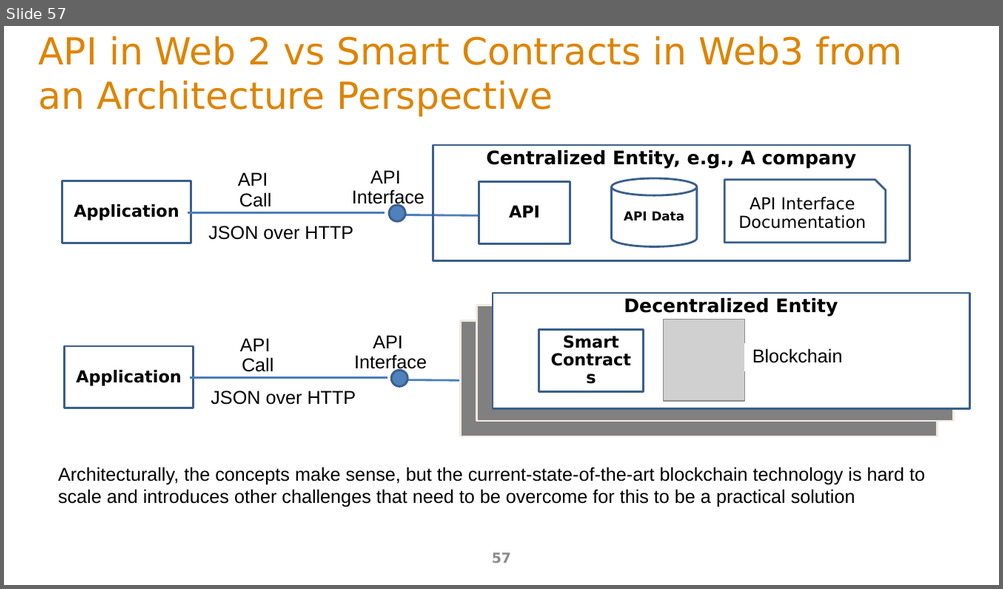
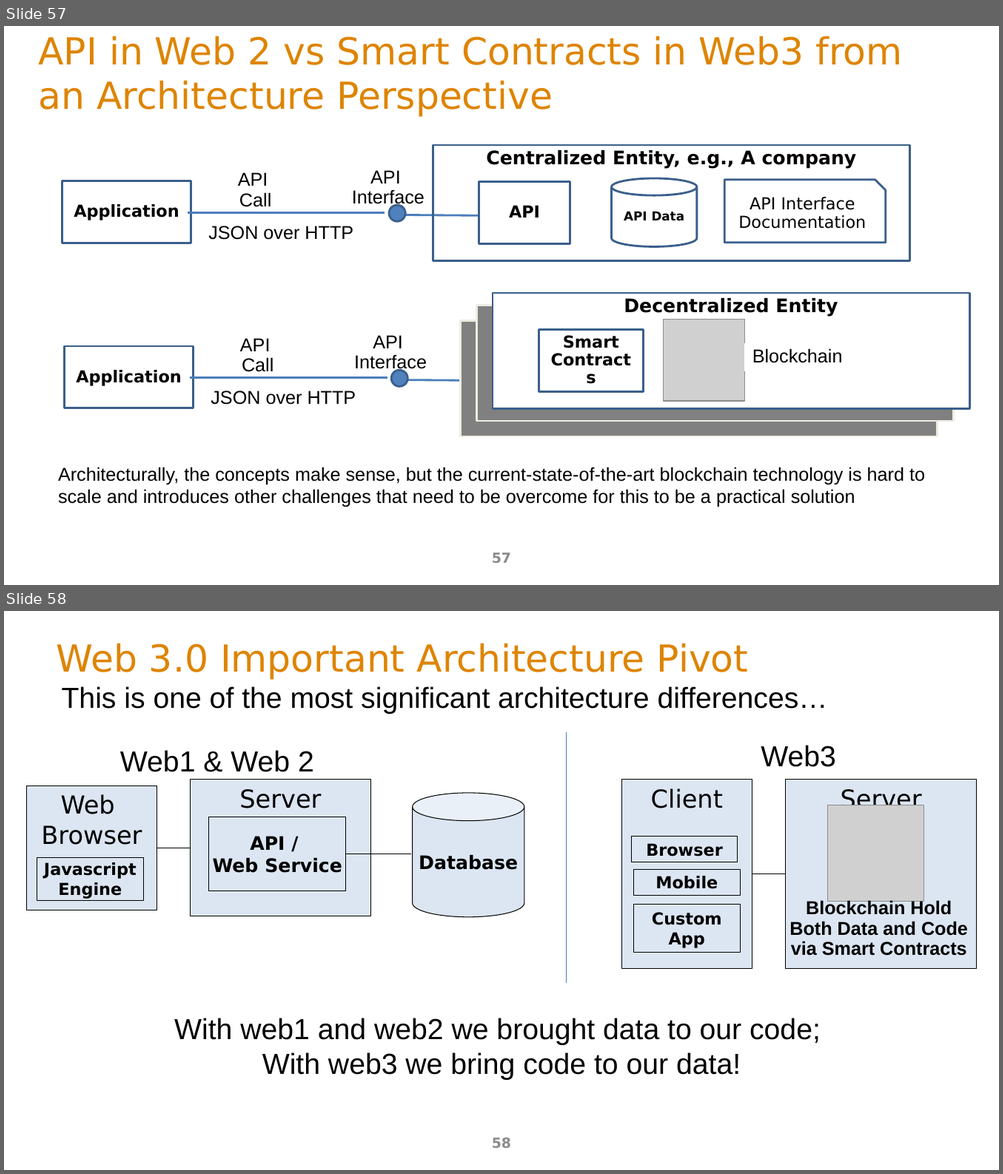
Before and after one commit to ArchitectingSoftware/SE577-SoftwareArchitecture, a slide deck: lectures/m5WebAndApiArchitecture.pptx. Shown one above the other, each under a label of ours: slide 57 before the commit, slides 57 and 58 after it. The pictures are 1003x589 and 1003x1174 pixels, drawn with LibreOffice and Linux fonts; fonts in the diff are those of the drawing; grey boxes stand for pictures. Boxes give left, top, right and bottom in pixels: in the first picture for what was removed or moved away, otherwise in the second. Text is boxed around its words. In the diff, an @@ line names an element or a change of style, - is before the commit and + after.

```diff
--- a/lectures/m5WebAndApiArchitecture.pptx
+++ b/lectures/m5WebAndApiArchitecture.pptx
@@ slide 58 added at <box>4,611,999,1170</box>, background #FFFFFF @@
@@ title added at <box>56,643,748,680</box>, 36 pt, text #DE8400 @@
+Web 3.0 Important Architecture Pivot
@@ text added at <box>62,686,828,714</box>, 28 pt, text #000000 @@
+This is one of the most significant architecture differences…
@@ line added from (566, 732) to (566, 983), #4B7EBC 0.75 pt @@
@@ text added at <box>120,750,314,772</box>, 28 pt, text #000000 @@
+Web1 & Web 2
@@ text added at <box>760,745,836,767</box>, 28 pt, text #000000 @@
+Web3
@@ rectangle added at <box>26,786,157,910</box>, fill #DCE6F2, outline #000000 0.75 pt, 24 pt, text #000000 @@
+Web
+Browser
@@ rectangle added at <box>190,780,371,916</box>, fill #DCE6F2, outline #000000 0.75 pt, 24 pt, text #000000 @@
+Server
@@ rectangle added at <box>622,780,752,969</box>, fill #DCE6F2, outline #000000 0.75 pt, 24 pt, text #000000 @@
+Client
@@ rectangle added at <box>785,780,976,969</box>, fill #DCE6F2, outline #000000 0.75 pt, 24 pt, text #000000 @@
+Server
@@ cylinder added at <box>412,793,524,917</box>, fill #DCE6F2, outline #000000 0.75 pt, 18 pt, text #000000, bold @@
+Database
@@ picture added at <box>827,806,923,902</box> @@
@@ rectangle added at <box>209,817,346,891</box>, fill #DCE6F2, outline #000000 0.75 pt, 18 pt, text #000000, bold @@
+API /
+Web Service
@@ line added from (157, 849) to (190, 849), #000000 0.75 pt @@
@@ line added from (346, 854) to (412, 854), #000000 0.75 pt @@
@@ rectangle added at <box>632,836,737,863</box>, fill #DCE6F2, outline #000000 0.75 pt, 16 pt, text #000000, bold @@
+Browser
@@ rectangle added at <box>37,858,143,901</box>, fill #DCE6F2, outline #000000 0.75 pt, 16 pt, text #000000, bold @@
+Javascript
+Engine
@@ rectangle added at <box>634,869,740,895</box>, fill #DCE6F2, outline #000000 0.75 pt, 16 pt, text #000000, bold @@
+Mobile
@@ line added from (751, 874) to (785, 874), #000000 0.75 pt @@
@@ rectangle added at <box>634,904,740,953</box>, fill #DCE6F2, outline #000000 0.75 pt, 16 pt, text #000000, bold @@
+Custom
+App
@@ text added at <box>789,900,967,956</box>, 18 pt, text #000000, bold @@
+Blockchain Hold
+Both Data and Code
+via Smart Contracts
@@ text added at <box>174,1018,820,1080</box>, 28 pt, text #000000 @@
+With web1 and web2 we brought data to our code;
+With web3 we bring code to our data!
@@ page number added at <box>492,1138,511,1148</box>, 13.5 pt, text #8C8C8C @@
+58
```
Also in this commit, not shown: 1 slide changed, 2 other files.
